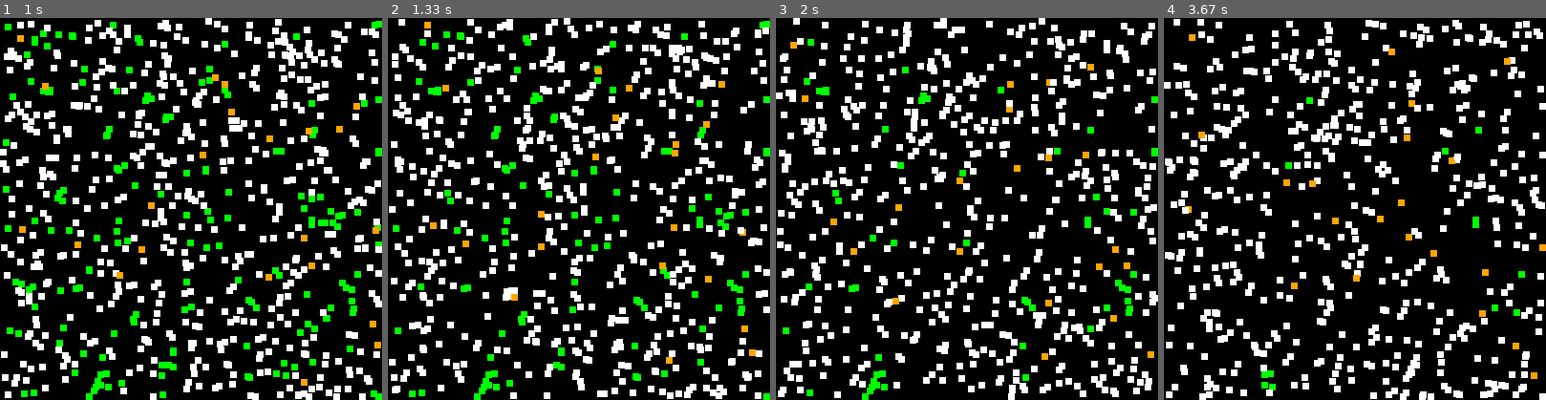
Above: before the commit, frames 1-4 (left to right).
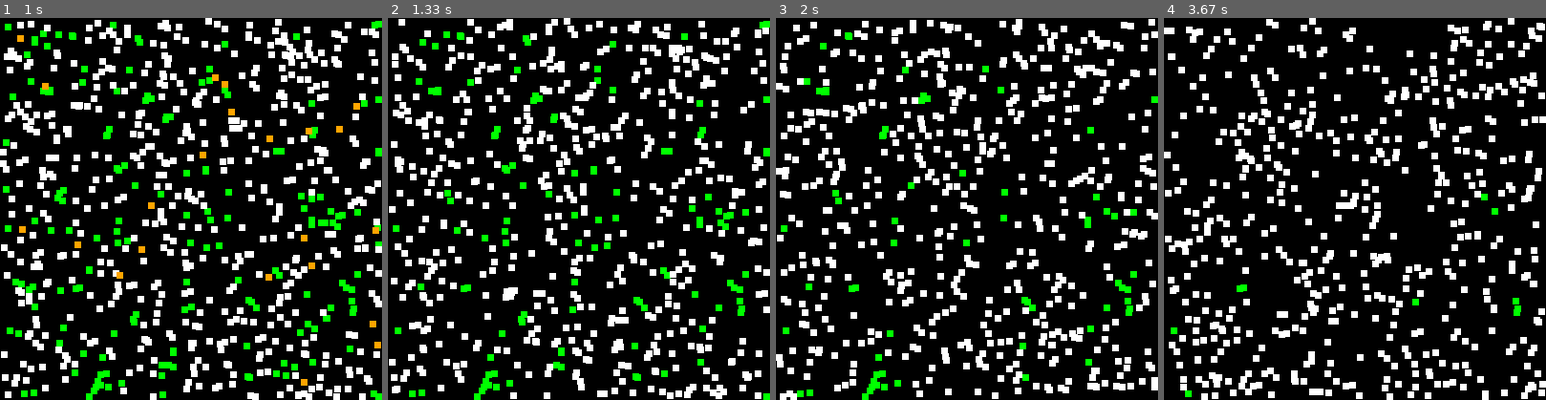
Above: after the commit, the same moments.

Repository: RAVIA33/Projet_algo
Game: pygame game, started from projet/main.py
Same seed, same stepped clock (60 frames per second), same inputs: the game is played once before the commit and once after it.
Inputs:
- Up to frame 1 (1 s): no input
- Up to frame 2 (1.33 s): no input
- Up to frame 3 (2 s): no input
- Up to frame 4 (3.67 s): no input

Frame 1 is identical in both runs. In frame 2, 0.7% of the frame differs, in the area x 9-97%, y 1-91%; in frame 3, 24%; in frame 4, 27%, in the area x 0-100%, y 0-100%.

Commit message:
durée de vie pour cycle de 10 étape

Diff:
--- a/projet/main.py
+++ b/projet/main.py
@@ -140,6 +140,13 @@
                 if self._actor._speed.length_squared() > 0:
                     self._actor.type.energie -= 1
 
+                # Vérifie si le lapin a atteint son âge maximal en cycles
+                if self._actor.type.age >= self._actor.type.age_maximal * 10:  # 3 cycles = 30 étapes pour le lapin
+                    print("Le lapin est mort après", self._actor.type.age_maximal, "cycles")
+                    self._actor.type.vivant = False  # Le lapin meurt
+                    self.kill()  # Supprime le sprite du lapin
+                    return
+
                 # self._actor.type.perdre_energie(1)
                 # print(f"énergie lapin mnt:{self._actor.type.energie}")
 
@@ -147,6 +154,13 @@
                 self._actor._speed = pygame.Vector2(randint(-3,3), randint(-3,3))
                 if self._actor._speed.length_squared() > 0:
                     self._actor.type.energie -= 1
+
+                    # Vérifie si le renard a atteint son âge maximal en cycles
+                if self._actor.type.age >= self._actor.type.age_maximal * 10:  # 5 cycles = 50 étapes pour le renard
+                    print("Le renard est mort après", self._actor.type.age_maximal, "cycles")
+                    self._actor.type.vivant = False  # Le renard meurt
+                    self.kill()  # Supprime le sprite du renard
+                    return
         if self._actor.type.energie <= 0:
             print(f"{self._actor.type.__class__.__name__} est mort par manque d'énergie")
             self.kill()  # Supprime le sprite s'il est mort
@@ -161,6 +175,8 @@
         if not self.test_touching_surface_boundaries():
             self._actor.position = pygame.Vector2(self.rect.topleft)
         self._tick_number += 1
+
+        self._actor.type.vieillir()
 
 class App:
     __window_size: Tuple[int, int] = WINDOW_SIZE
